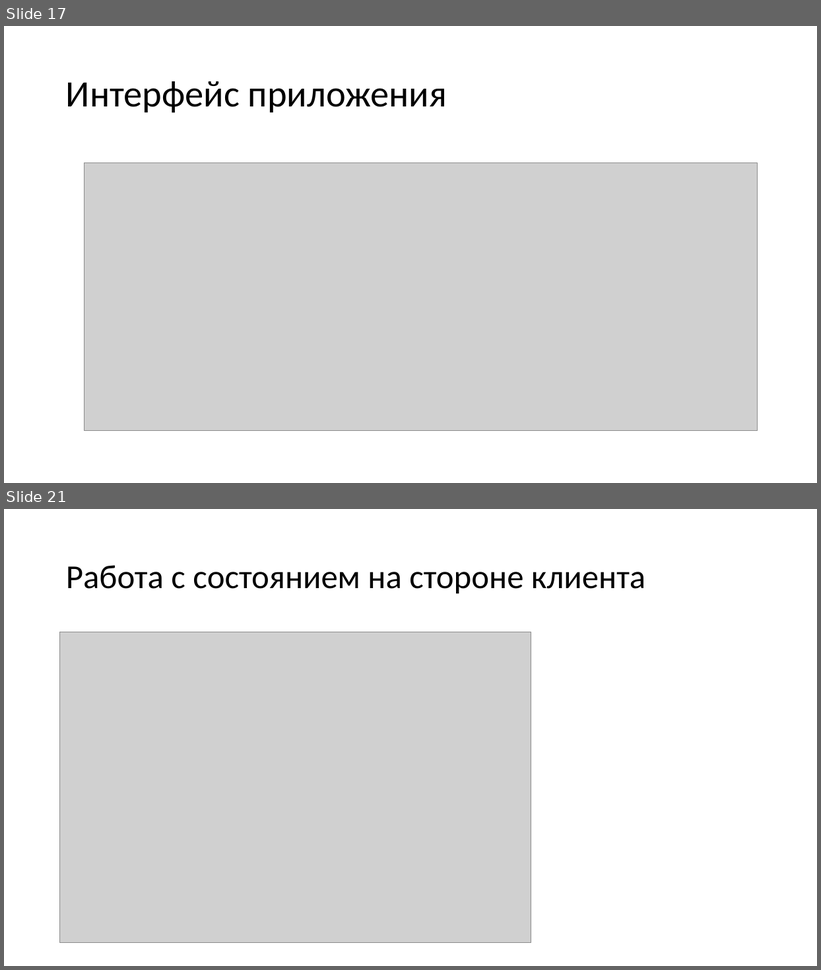
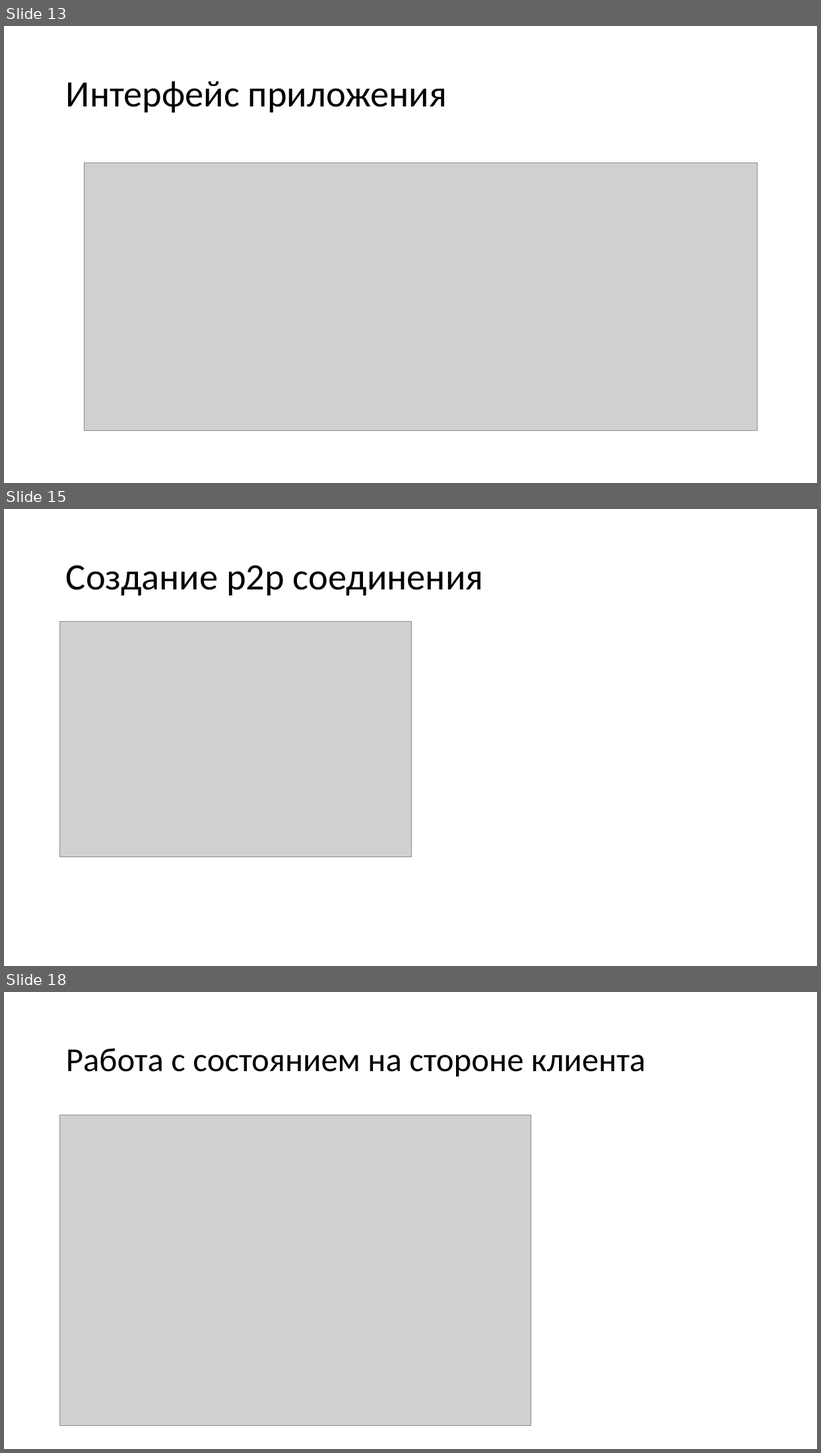
Before and after one commit to vladstarikov88/diploma, a slide deck: presentation.pptx. Shown one above the other, each under a label of ours: slides 17 and 21 before the commit, slides 13, 15 and 18 after it; the slides between them are not shown. The pictures are 821x970 and 821x1453 pixels, drawn with LibreOffice and Linux fonts; fonts in the diff are those of the drawing; grey boxes stand for pictures. Boxes give left, top, right and bottom in pixels: in the first picture for what was removed or moved away, otherwise in the second. Text is boxed around its words. In the diff, an @@ line names an element or a change of style, - is before the commit and + after.

```diff
--- a/presentation.pptx
+++ b/presentation.pptx
@@ slide 15 added at [4,509,817,966], background #FFFFFF @@
@@ title added at [66,565,484,596], 44 pt, text #000000 @@
+Создание p2p соединения
@@ picture added at [60,622,412,857] @@
@@ what was slide 17 is now slide 13 @@
@@ what was slide 21 is now slide 18 @@
```
Also in this commit, not shown: 2 slides changed, 5 other slides added, 8 slides removed, 2 other files.
